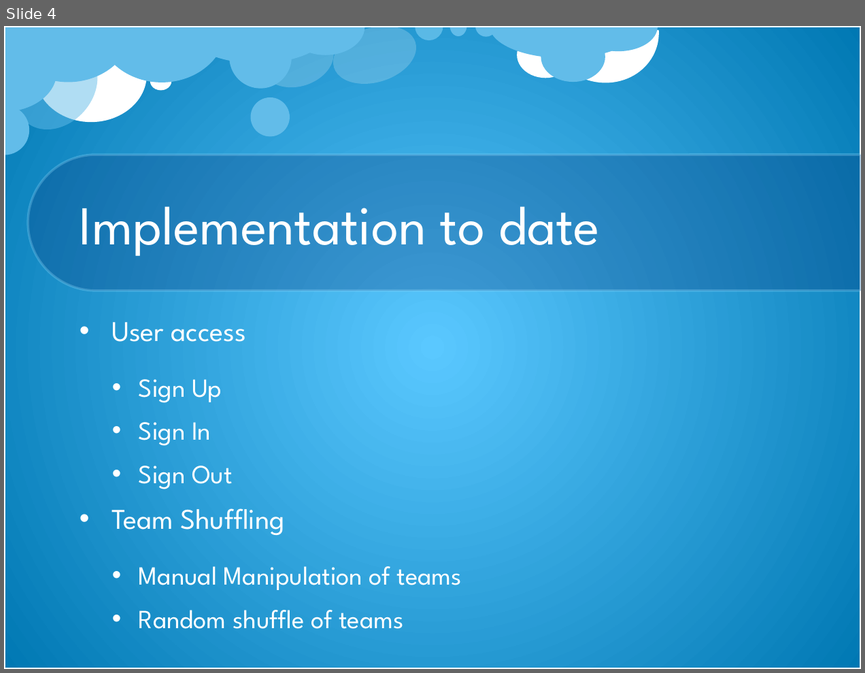
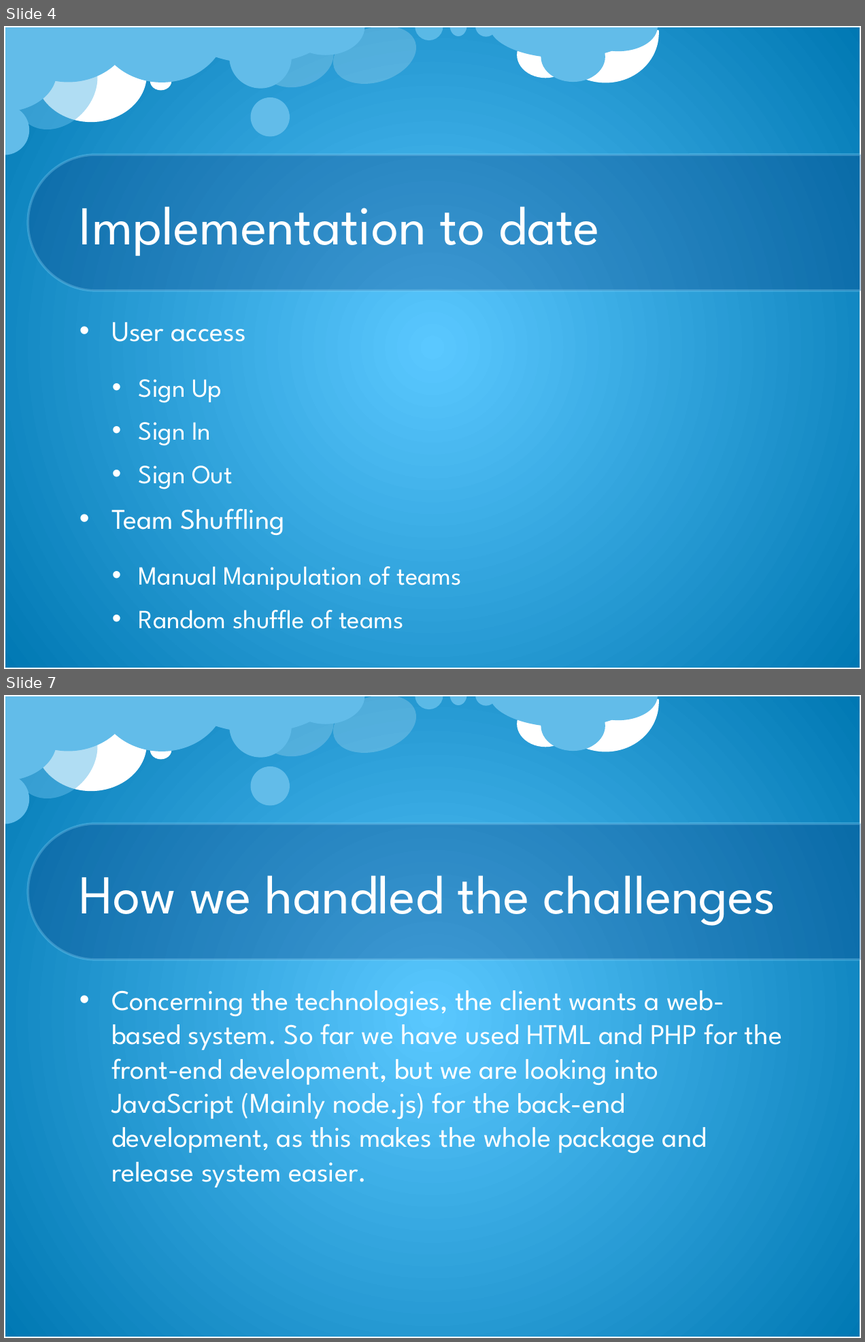
Before and after one commit to DianMarx/STORM, a slide deck: Documentation/Presentations/STORM Demo1.pptx. Shown one above the other, each under a label of ours: slide 4 before the commit, slides 4 and 7 after it; the slides between them are not shown. The pictures are 865x673 and 865x1342 pixels, drawn with LibreOffice and Linux fonts; fonts in the diff are those of the drawing; background and template pictures are left out. Boxes give left, top, right and bottom in pixels: in the first picture for what was removed or moved away, otherwise in the second. Text is boxed around its words. In the diff, an @@ line names an element or a change of style, - is before the commit and + after.

```diff
--- a/Documentation/Presentations/STORM Demo1.pptx
+++ b/Documentation/Presentations/STORM Demo1.pptx
@@ slide 7 added at box(4, 695, 861, 1338), background picture (left out); not listed: 23 template elements that a slide beside it also shows @@
@@ title added at box(79, 875, 776, 926), 46 pt, text #FFFFFF @@
+How we handled the challenges
@@ text added at box(111, 990, 782, 1187), 24 pt, text #FFFFFF @@
+• Concerning the technologies, the client wants a web-based system. So far we have used HTML and PHP for the front-end development, but we are looking into JavaScript (Mainly node.js) for the back-end development, as this makes the whole package and release system easier.
```
Also in this commit, not shown: 1 slide changed, 3 other slides added.
